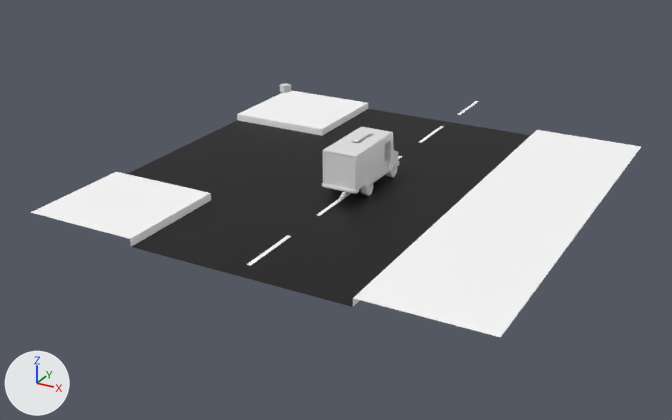
One commit to the Blender file SleepNGJ2025/Assets/magnuzoidArea/Tyred_mockup/tyred_camera.blend: the scene before it, then after it.
One viewpoint serves both versions: a 50 mm camera at (22.0, -43.0, 19.5) aimed at (-1.6, -0.2, -1.9). Lighting does not change. The marker at lower left points along +X, +Y and +Z.

The older version as bpy lines, for what is in view:
```python
ob_car_body = bpy.data.objects.new('car.body', me_cube)
ob_car_body.parent = ob_empty_001
ob_car_body.location = (0.0, 0.0, 0.0)
ob_door_back_l = bpy.data.objects.new('door.back.l', me_cube_015)
ob_door_back_l.parent = ob_door_hinge_left
ob_door_back_l.location = (-0.856, -2.648, 1.693)
ob_door_back_r = bpy.data.objects.new('door.back.r', me_cube_016)
ob_door_back_r.parent = ob_door_hinge_right
ob_door_back_r.location = (0.856, -2.648, 1.693)
ob_tile_01 = bpy.data.objects.new('tile_01', me_mesh)
ob_tile_01.location = (0.0, 0.0, 0.0)
ob_tile_01_001 = bpy.data.objects.new('tile_01.001', me_mesh_004)
ob_tile_01_001.location = (0.0, -7.79, 0.0)
```
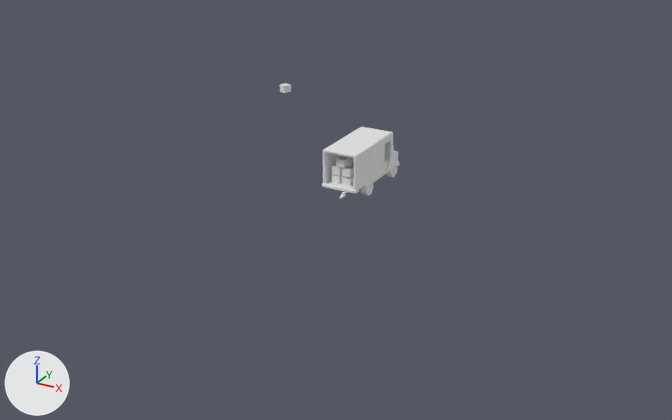
Boxes (x1, y1, x2, y2) around the edits, measured in the pictures (672 x 420 px):
'tile_01', hidden
    before: (31, 91, 641, 337)
'door.back.r', hidden
    before: (339, 155, 354, 189)
'door.back.l', hidden
    before: (325, 153, 339, 186)
'tile_01.001', hidden
    before: (247, 101, 479, 266)

Diff of the bpy script that builds the scene:
```diff
--- a/SleepNGJ2025/Assets/magnuzoidArea/Tyred_mockup/tyred_camera.blend.py
+++ b/SleepNGJ2025/Assets/magnuzoidArea/Tyred_mockup/tyred_camera.blend.py
@@ ob_tile_01 @@
 ob_tile_01.location = (0.0, 0.0, 0.0)
+ob_tile_01.hide_set(True)  # its collection is switched off
@@ ob_tile_01_001 @@
 _m = ob_tile_01_001.modifiers.new('Array', 'ARRAY')
 _m.relative_offset_displace = (0.0, 1.78, 0.0)
+ob_tile_01_001.hide_set(True)  # its collection is switched off
@@ ob_door_back_l @@
 ob_door_back_l.location = (-0.856, -2.648, 1.693)
+ob_door_back_l.hide_set(True)  # its collection is switched off
@@ ob_door_back_r @@
 ob_door_back_r.location = (0.856, -2.648, 1.693)
+ob_door_back_r.hide_set(True)  # its collection is switched off
```
